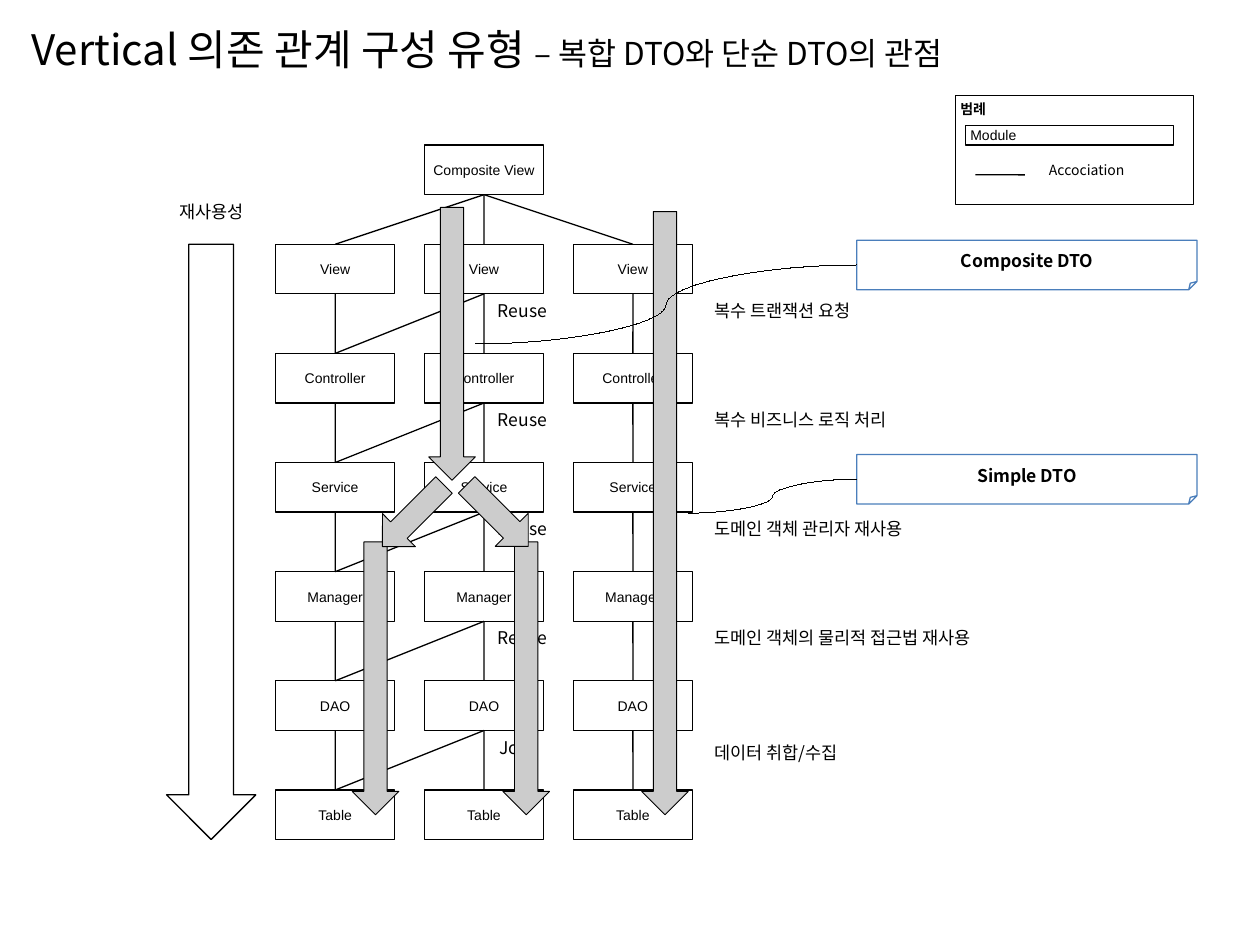
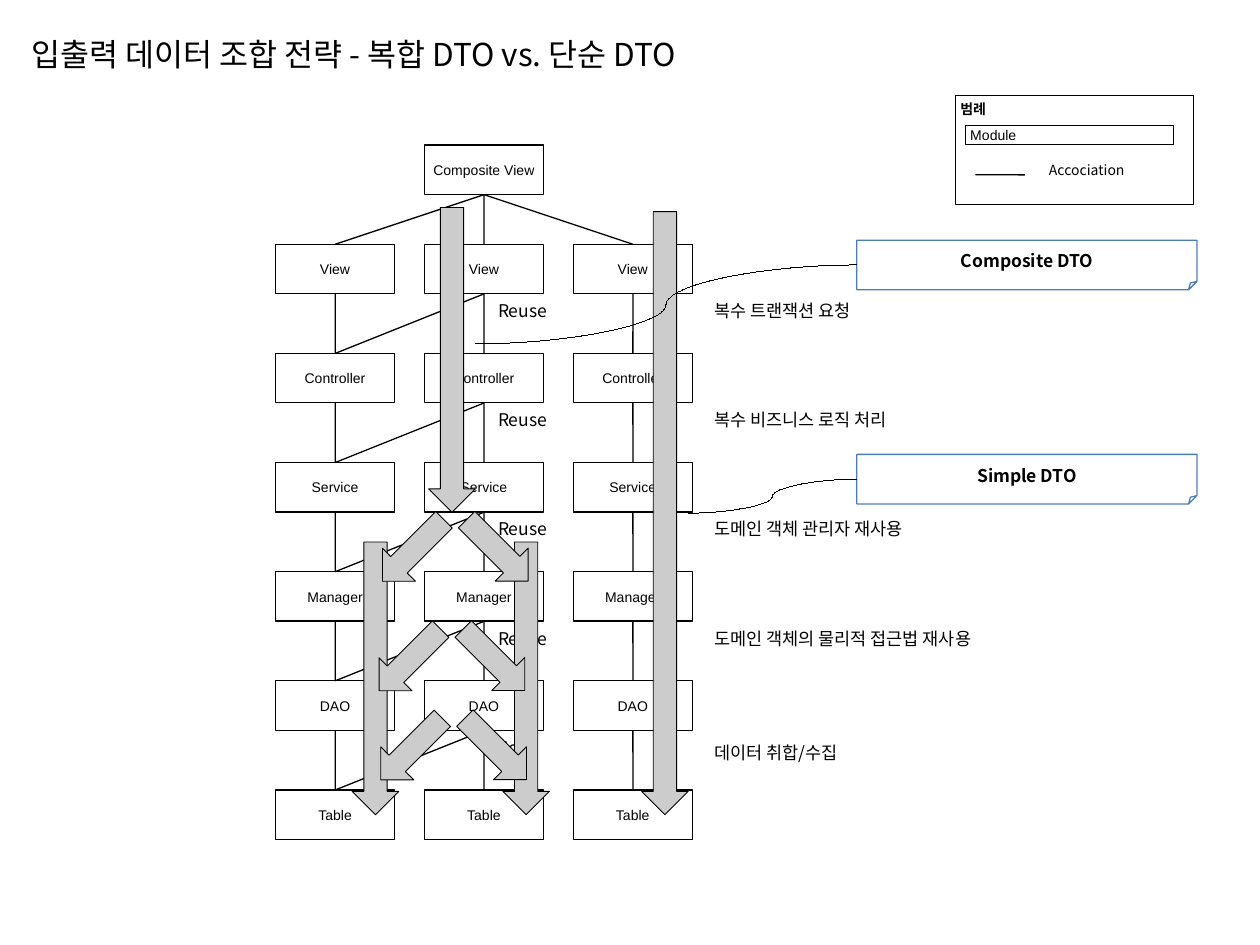
Before and after one commit to kwbaek/codelabor, a slide deck: slide 5 of documentation/0 architecture/design/TO-BE 설계 전술 (Layered Architecture).pptx (slide 4 before the commit). Drawn at 1260x945 pixels with LibreOffice and Linux fonts; fonts in the diff are those of the drawing. Boxes give left, top, right and bottom in pixels: in the first picture for what was removed or moved away, otherwise in the second. Text is boxed around its words. In the diff, an @@ line names an element or a change of style, - is before the commit and + after.

```diff
--- a/documentation/0 architecture/design/TO-BE 설계 전술 (Layered Architecture).pptx
+++ b/documentation/0 architecture/design/TO-BE 설계 전술 (Layered Architecture).pptx
@@ text at <box>31,39,676,69</box>: text changed; size 24 to 18 pt @@
-Vertical 의존 관계 구성 유형 – 복합 DTO와 단순 DTO의 관점
+입출력 데이터 조합 전략 - 복합 DTO vs. 단순 DTO
@@ text removed at <box>179,203,243,220</box> @@
-재사용성
@@ down arrow: place and size @@
-down arrow at <box>428,208,475,481</box>
+down arrow at <box>428,208,475,513</box>
@@ down arrow removed at <box>166,244,256,839</box> @@
@@ down arrow: place and size @@
-down arrow at <box>365,469,460,563</box>
+down arrow at <box>365,503,460,597</box>
@@ down arrow: place and size @@
-down arrow at <box>450,469,544,563</box>
+down arrow at <box>450,503,544,597</box>
@@ text "Reuse" rewrapped from <box>498,518,547,541</box> to <box>498,522,547,541</box> @@
@@ down arrow added at <box>363,612,457,707</box>, fill #CCCCCC, outline #000000 0.51 pt @@
@@ down arrow added at <box>447,612,542,707</box>, fill #CCCCCC, outline #000000 0.51 pt @@
@@ down arrow added at <box>364,702,459,796</box>, fill #CCCCCC, outline #000000 0.51 pt @@
@@ down arrow added at <box>449,702,543,796</box>, fill #CCCCCC, outline #000000 0.51 pt @@
```
Also in this commit, not shown: 10 other slides changed, 1 slide removed, 12 other files.
